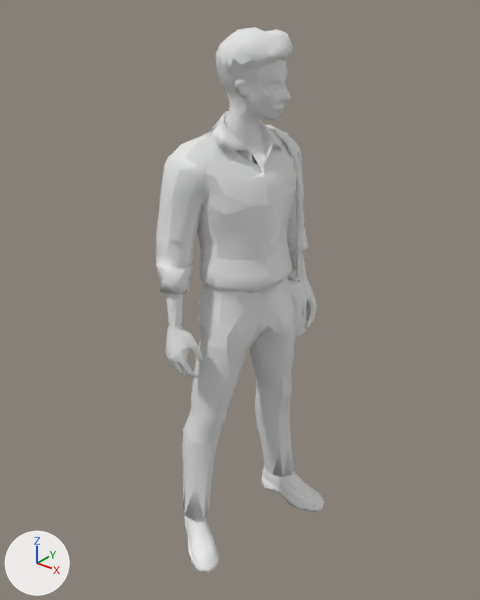
What one commit did to the glTF model art/meshes/civilians/office_worker.glb.
Rendered twice from a camera (50 mm lens) standing at (1.203, -1.546, 1.873) and looking at (-0.032, -0.001, 0.916). The lights are fixed; the arrows at lower left show +X, +Y and +Z. The older version comes first. Where no turn or scale is listed for an object, it has been applied to the vertices.

Names of what the first picture shows: 'boot', 'face', 'metal', 'skin_shadow', 'uniform', 'wood'.
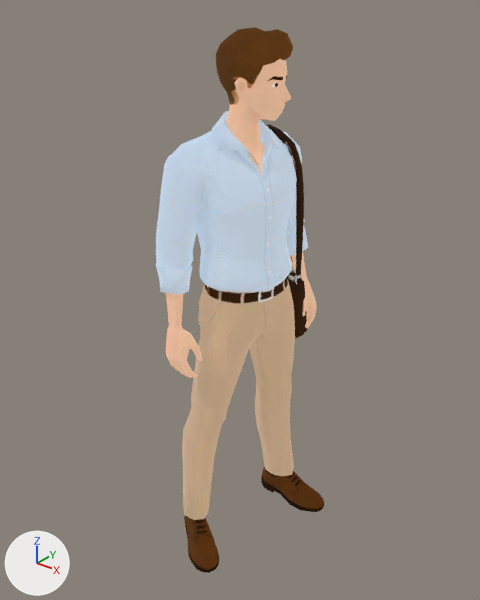
Diff of the bpy script that builds the scene:
```diff
--- a/art/meshes/civilians/office_worker.glb.py
+++ b/art/meshes/civilians/office_worker.glb.py
@@ img_base_color @@
+img_base_color = load_image('base_color', '_unpacked/base_color', 1024, 1024, 'sRGB')
@@ mat_material_1 @@
+mat_material_1 = bpy.data.materials.new('Material_1')
+# uses the picture img_base_color
@@ me_boot @@
 me_boot.from_pydata(...)  # 207 vertices, 406 faces; spans x -0.167..0.213, y -0.318..0.263, z 0.0..0.126
+me_boot.materials.append(mat_material_1)
@@ me_face @@
 me_face.from_pydata(...)  # 603 vertices, 1112 faces; spans x -0.147..0.107, y -0.287..0.318, z 0.725..1.668
+me_face.materials.append(mat_material_1)
@@ me_metal @@
 me_metal.from_pydata(...)  # 82 vertices, 140 faces; spans x -0.157..0.103, y -0.044..0.267, z 0.937..1.033
+me_metal.materials.append(mat_material_1)
@@ me_skin_shadow @@
 me_skin_shadow.from_pydata(...)  # 230 vertices, 395 faces; spans x -0.1..0.115, y -0.079..0.097, z 1.545..1.75
+me_skin_shadow.materials.append(mat_material_1)
@@ me_uniform @@
 me_uniform.from_pydata(...)  # 950 vertices, 1735 faces; spans x -0.19..0.12, y -0.26..0.31, z 0.1..1.69
+me_uniform.materials.append(mat_material_1)
@@ me_wood @@
 me_wood.from_pydata(...)  # 185 vertices, 362 faces; spans x -0.213..0.08, y 0.135..0.316, z 0.698..1.459
+me_wood.materials.append(mat_material_1)
```

Changed parts and their boxes (x1, y1, x2, y2) in the pictures (480 x 600 px):
'uniform', recoloured
    both: (156, 57, 308, 520)
'face', recoloured
    both: (166, 60, 317, 378)
'skin_shadow', recoloured (white to brown)
    both: (216, 27, 293, 102)
'boot', recoloured (white to brown)
    both: (184, 465, 324, 573)
'wood', recoloured (white to brown)
    both: (266, 125, 307, 338)
'metal', recoloured
    both: (260, 270, 302, 296)
